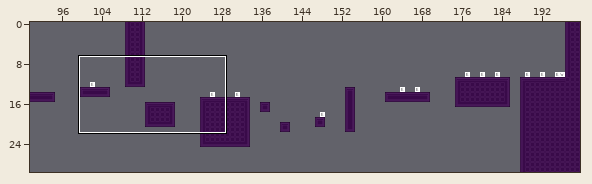
Two versions of a level (Tiled map (JSON), rooms/level_3.tmj). The picture above shows the old version from afar; the outline marks the close-up.
Close-up. As it was:
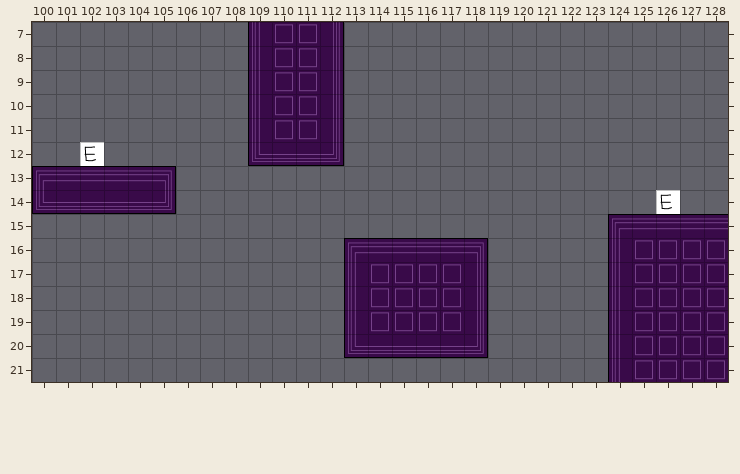
Cells are 128x128 px. Shown: x 100..128, y 7..21. The commit also changed other parts of the map, which this record leaves out.
The result:
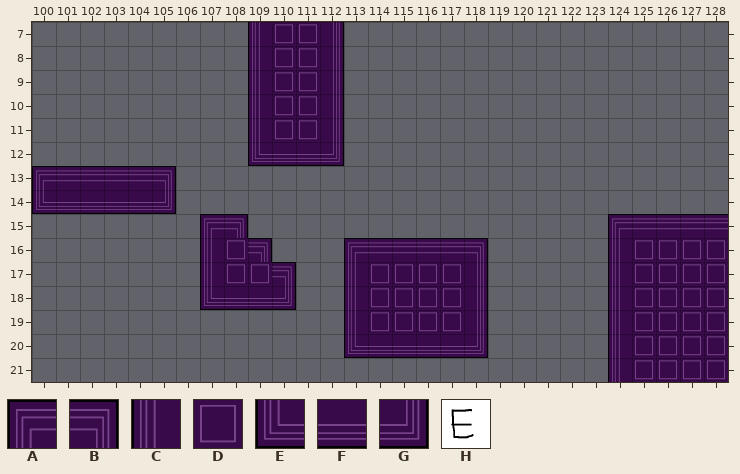
Key: from "1-9": A 0, B 2, C 3, D 4, E 6, F 7, G 8; from "10-18": H 2.
_ is an empty cell, . an unchanged one.
Edits made:
--- layer "Tile Layer 1"
@@ x 102..102 @@
-12 H
+12 _
@@ x 107..126 @@
-14 ...................H
-15 __..................
-16 ___.................
-17 ____................
-18 ____................
+14 ..................._
+15 AB..................
+16 CDB.................
+17 CDDB................
+18 EFFG................
Boxes around the changes in both close-ups, in picture pixels (x1, y1, x2, y2):
removed: (80, 142, 104, 166)
removed: (656, 190, 680, 214)
added: (200, 214, 296, 310)
